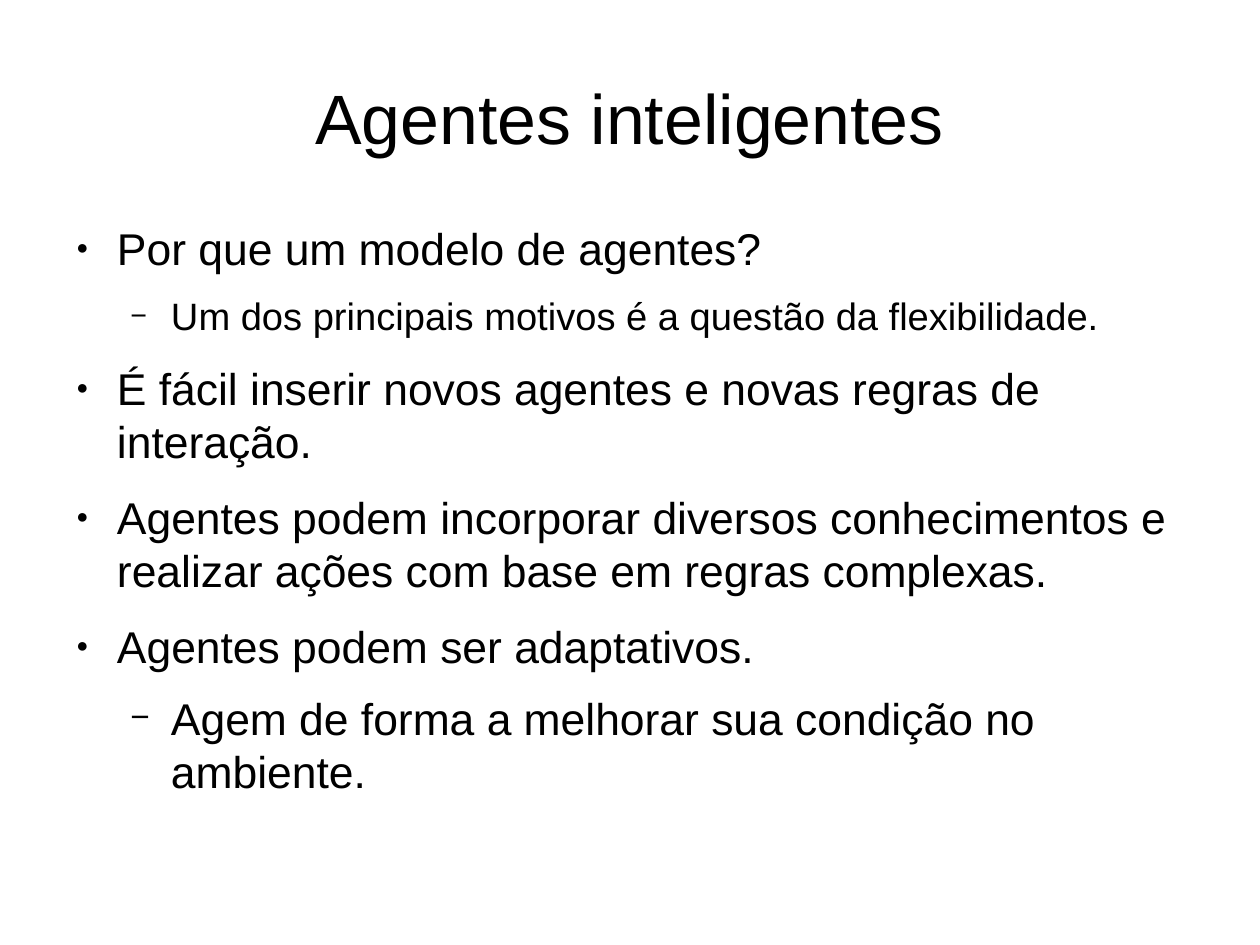
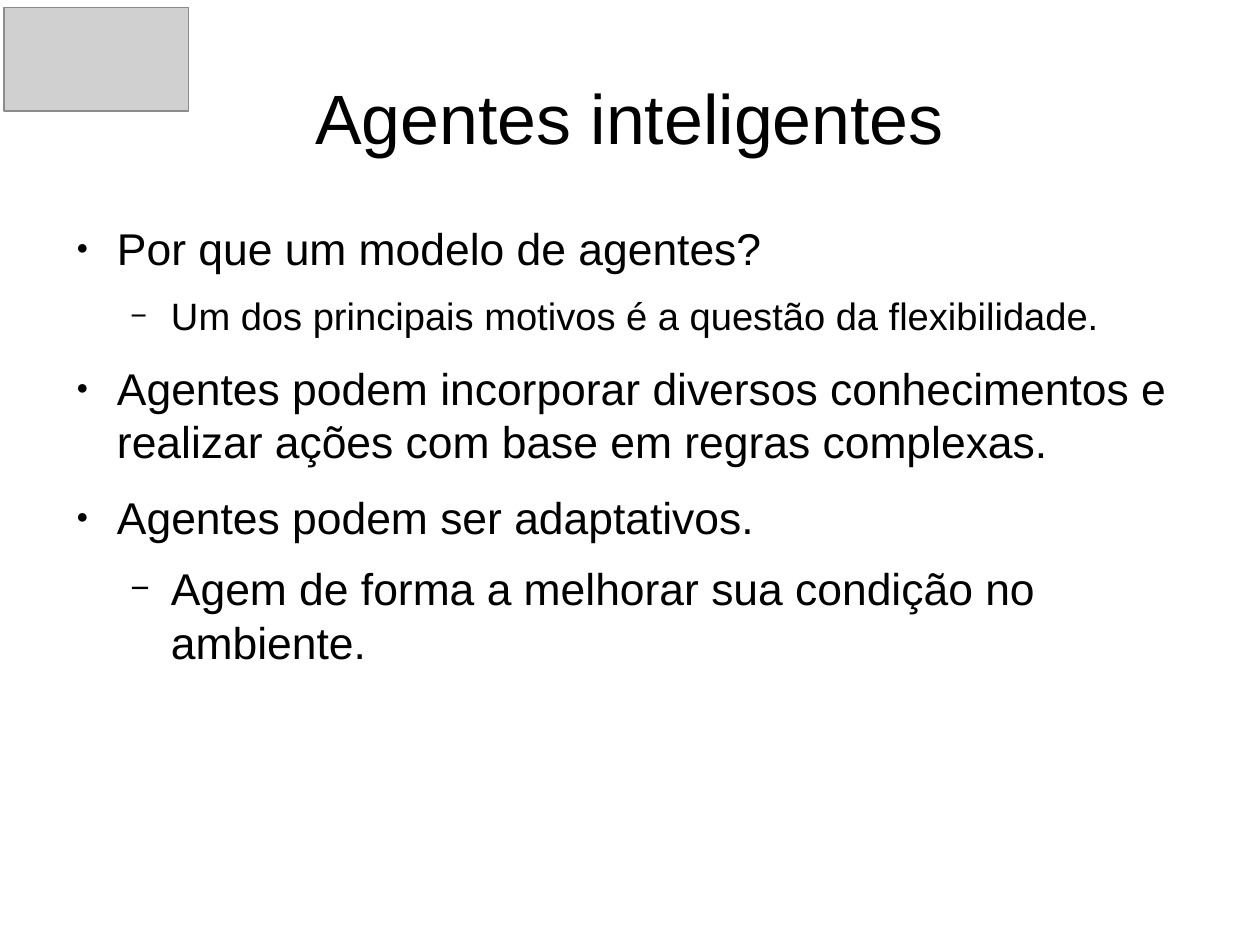
Before and after one commit to alexbprr/agent_modelling, a slide deck: slide 12 of Apresentacao_Marluvas/Marluvas_apresentacao_v2.odp. Drawn at 1260x945 pixels with LibreOffice and Linux fonts; fonts in the diff are those of the drawing; grey boxes stand for pictures. Boxes give left, top, right and bottom in pixels: in the first picture for what was removed or moved away, otherwise in the second. Text is boxed around its words. In the diff, an @@ line names an element or a change of style, - is before the commit and + after.

```diff
--- a/Apresentacao_Marluvas/Marluvas_apresentacao_v2.odp
+++ b/Apresentacao_Marluvas/Marluvas_apresentacao_v2.odp
@@ picture added at <box>5,7,190,111</box> @@
@@ text at <box>117,370,1039,467</box>: paragraph removed @@
-● É fácil inserir novos agentes e novas regras de interação.
```
Also in this commit, not shown: 14 other slides changed, 1 slide added, 1 slide removed.
